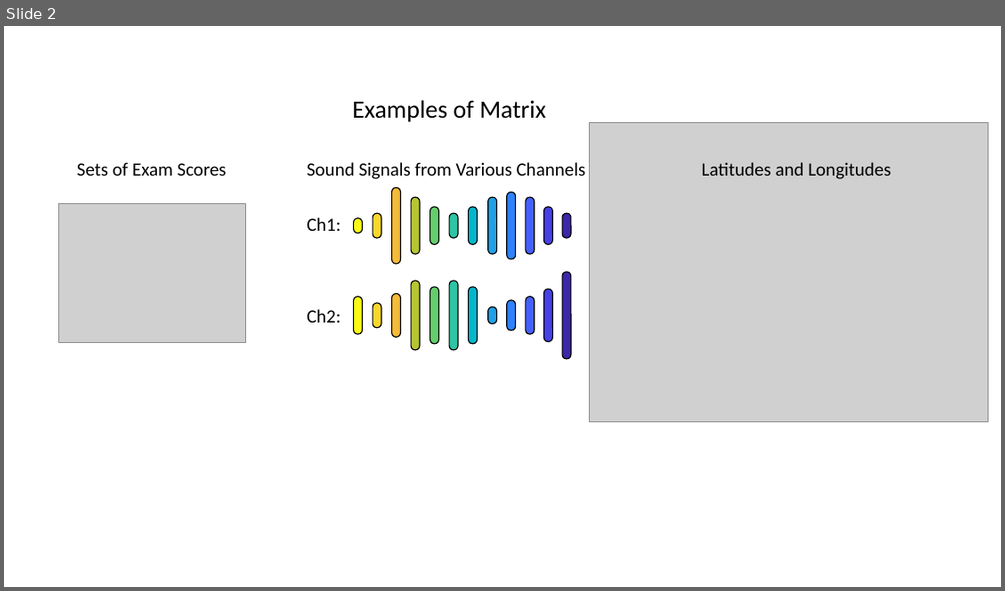
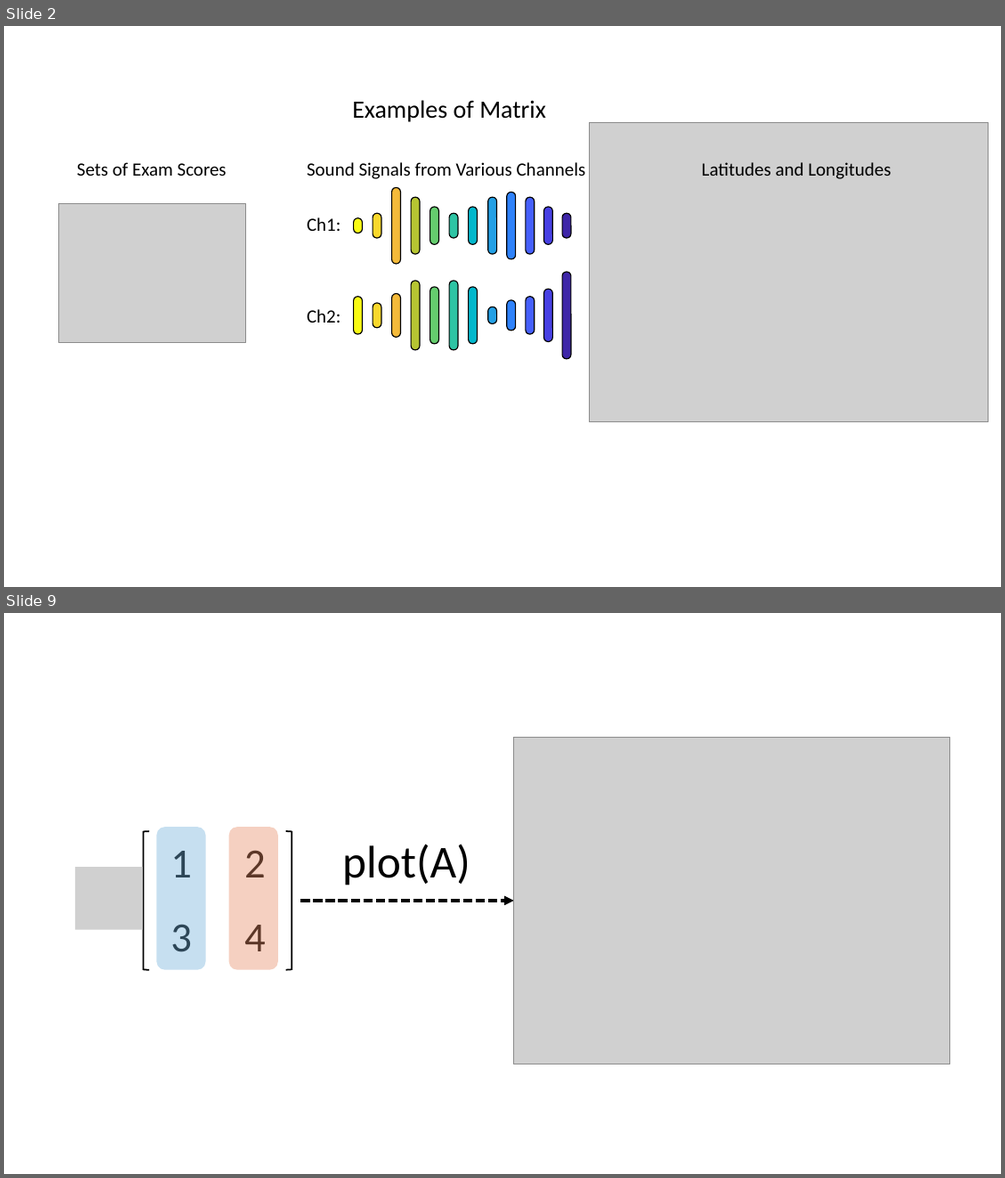
Before and after one commit to answeredbyablemind/answeredbyablemind.github.io, a slide deck: Wikidocs/pics_for_matrix.pptx. Shown one above the other, each under a label of ours: slide 2 before the commit, slides 2 and 9 after it; the slides between them are not shown. The pictures are 1005x591 and 1005x1178 pixels, drawn with LibreOffice and Linux fonts; fonts in the diff are those of the drawing; grey boxes stand for pictures. Boxes give left, top, right and bottom in pixels: in the first picture for what was removed or moved away, otherwise in the second. Text is boxed around its words. In the diff, an @@ line names an element or a change of style, - is before the commit and + after.

```diff
--- a/Wikidocs/pics_for_matrix.pptx
+++ b/Wikidocs/pics_for_matrix.pptx
@@ slide 9 added at [4,613,1001,1174], background #FFFFFF @@
@@ picture added at [514,737,950,1064] @@
@@ right bracket added at [143,831,149,970], outline #000000 1.5 pt @@
@@ table added at [145,827,291,974], 2 rows, 2 columns @@
+1 | 2
+3 | 4
@@ rounded rectangle added at [156,827,206,970], fill #71B0DB at 40% opacity @@
@@ rounded rectangle added at [229,827,278,970], fill #E68B64 at 40% opacity @@
@@ right bracket added at [286,831,291,970], outline #000000 1.5 pt @@
@@ text added at [342,844,470,885], 44 pt, text #000000 @@
+plot(A)
@@ picture added at [75,867,142,929] @@
@@ arrow added from (301, 900) to (514, 900), #000000 3 pt dashed @@
```
Also in this commit, not shown: 2 slides changed, 8 other slides added, 1 other file.
